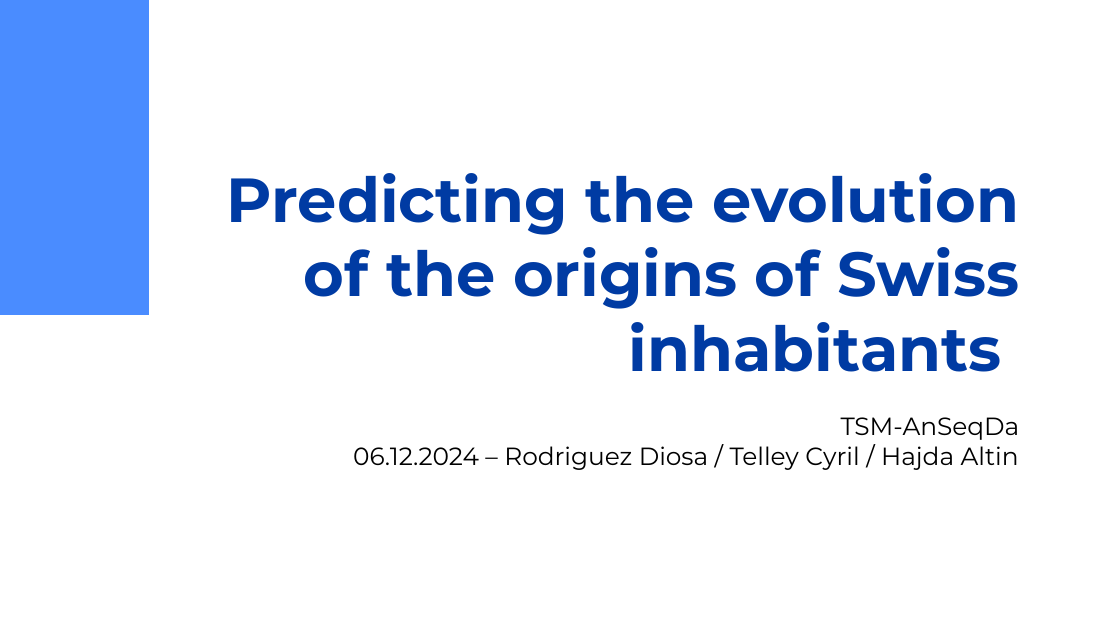
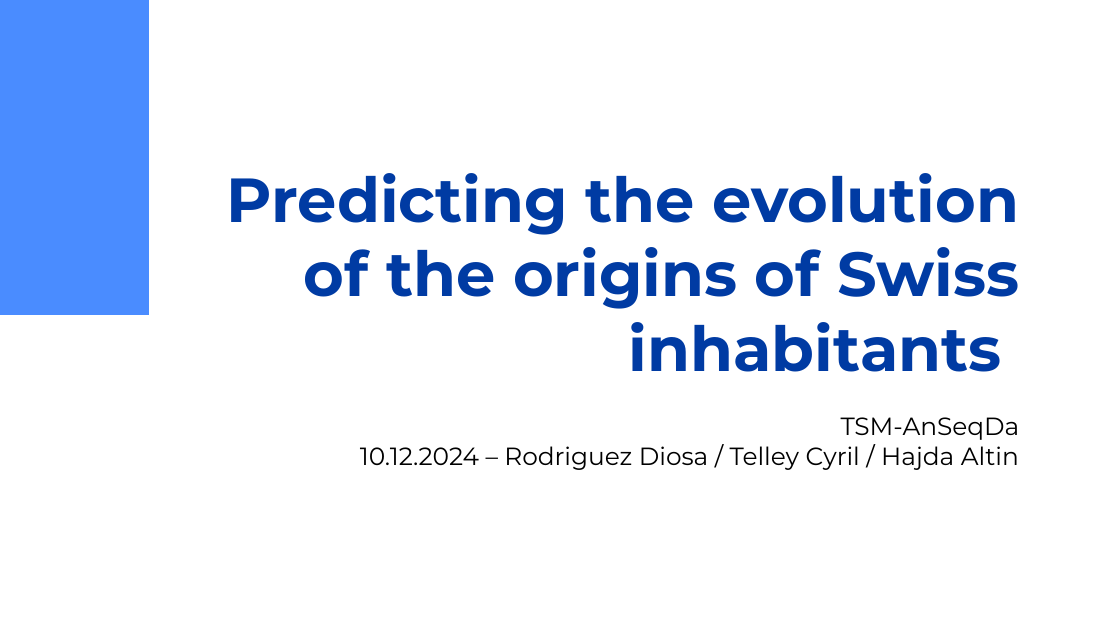
Before and after one commit to SuperMegaFort/TSM-AnSeqDa, a slide deck: slide 1 of presentation/pres_AnSeqDa.pptx. Drawn at 1120x630 pixels with LibreOffice and Linux fonts; fonts in the diff are those of the drawing. Boxes give left, top, right and bottom in pixels: in the first picture for what was removed or moved away, otherwise in the second. Text is boxed around its words. In the diff, an @@ line names an element or a change of style, - is before the commit and + after.

```diff
--- a/presentation/pres_AnSeqDa.pptx
+++ b/presentation/pres_AnSeqDa.pptx
@@ subtitle at box(360, 417, 1020, 470): text changed @@
-TSM-AnSeqDa
-06.12.2024 – Rodriguez Diosa / Telley Cyril / Hajda Altin
+TSM-AnSeqDa
+10.12.2024 – Rodriguez Diosa / Telley Cyril / Hajda Altin
```
Also in this commit, not shown: 4 other slides changed, 21 slides added, 3 other files.
